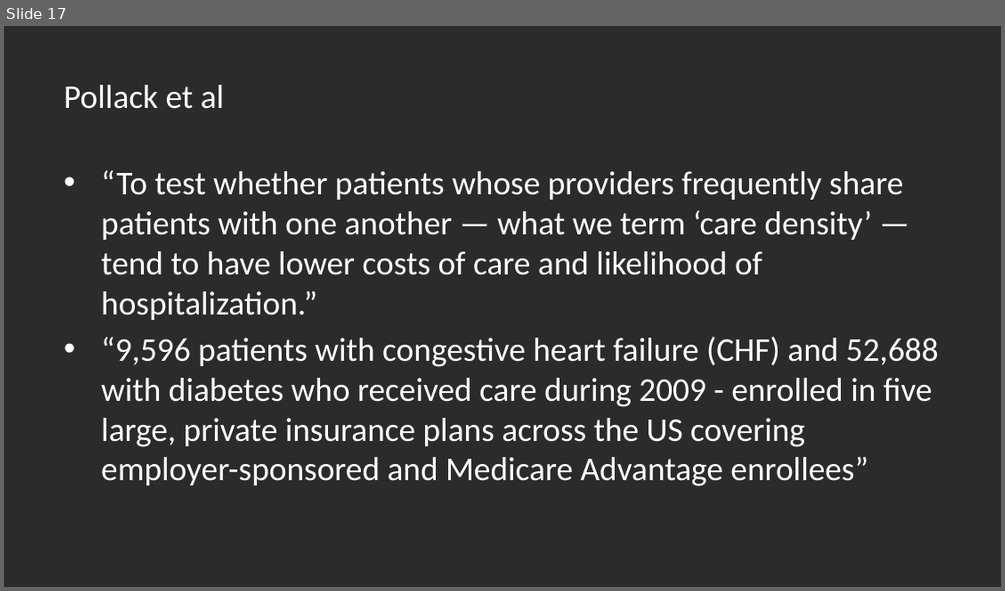
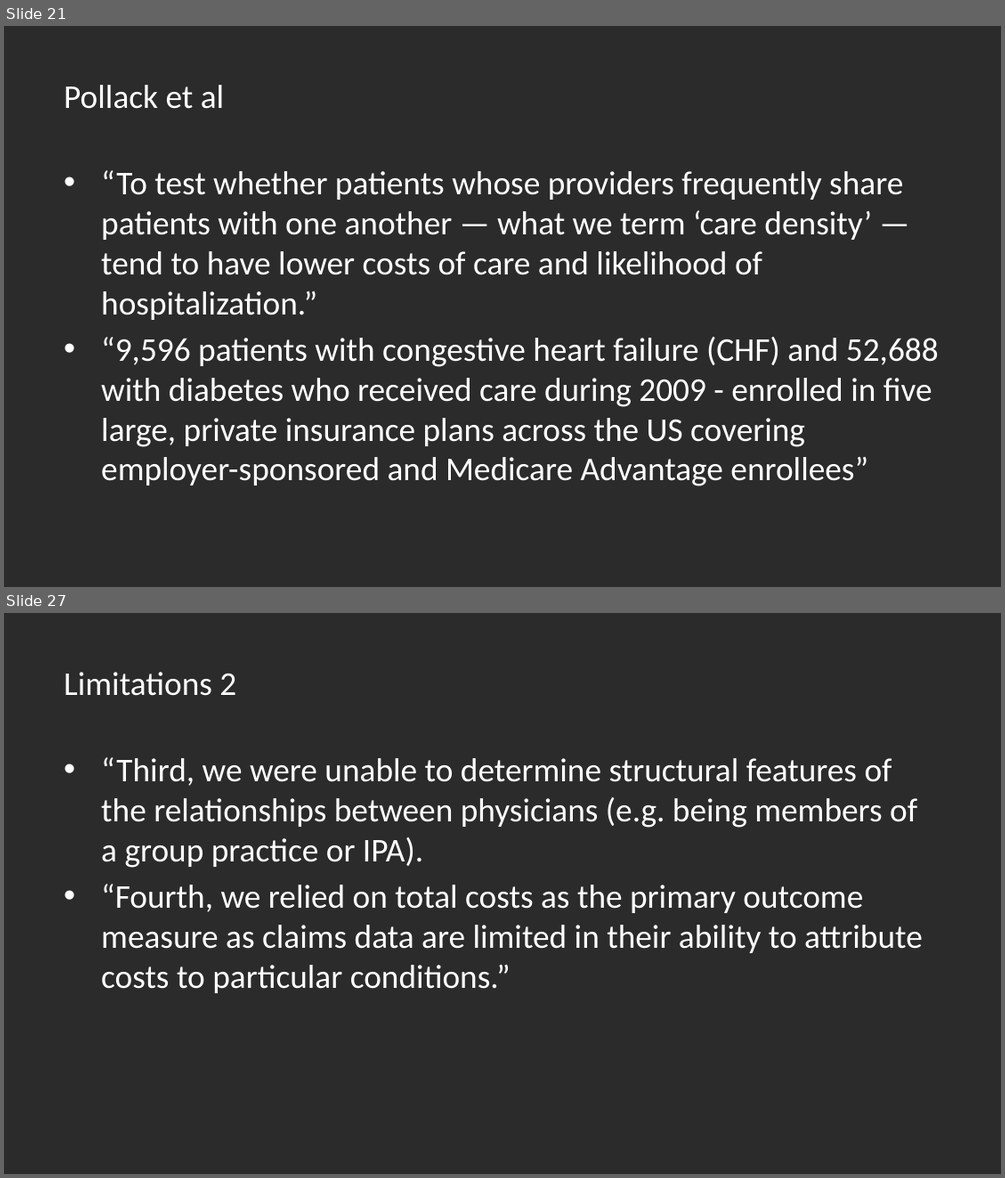
Before and after one commit to thadryanjs/presentations, a slide deck: Rotation1/Rotation1.pptx. Shown one above the other, each under a label of ours: slide 17 before the commit, slides 21 and 27 after it; the slides between them are not shown. The pictures are 1005x591 and 1005x1178 pixels, drawn with LibreOffice and Linux fonts; fonts in the diff are those of the drawing; background and template pictures are left out; a plain dark background stands for a picture behind light text. Boxes give left, top, right and bottom in pixels: in the first picture for what was removed or moved away, otherwise in the second. Text is boxed around its words. In the diff, an @@ line names an element or a change of style, - is before the commit and + after.

```diff
--- a/Rotation1/Rotation1.pptx
+++ b/Rotation1/Rotation1.pptx
@@ slide 27 added at (x1=4, y1=613, x2=1001, y2=1174), background picture (left out) @@
@@ title added at (x1=64, y1=672, x2=236, y2=696), 24 pt, text #FFFFFF @@
+Limitations 2
@@ text added at (x1=101, y1=757, x2=922, y2=993), 24 pt, text #FFFFFF @@
+• “Third, we were unable to determine structural features of the relationships between physicians (e.g. being members of a group practice or IPA).
+• “Fourth, we relied on total costs as the primary outcome measure as claims data are limited in their ability to attribute costs to particular conditions.”
@@ what was slide 17 is now slide 21 @@
```
Also in this commit, not shown: 3 slides changed, 7 other slides added, 1 slide removed, 1 other file.
